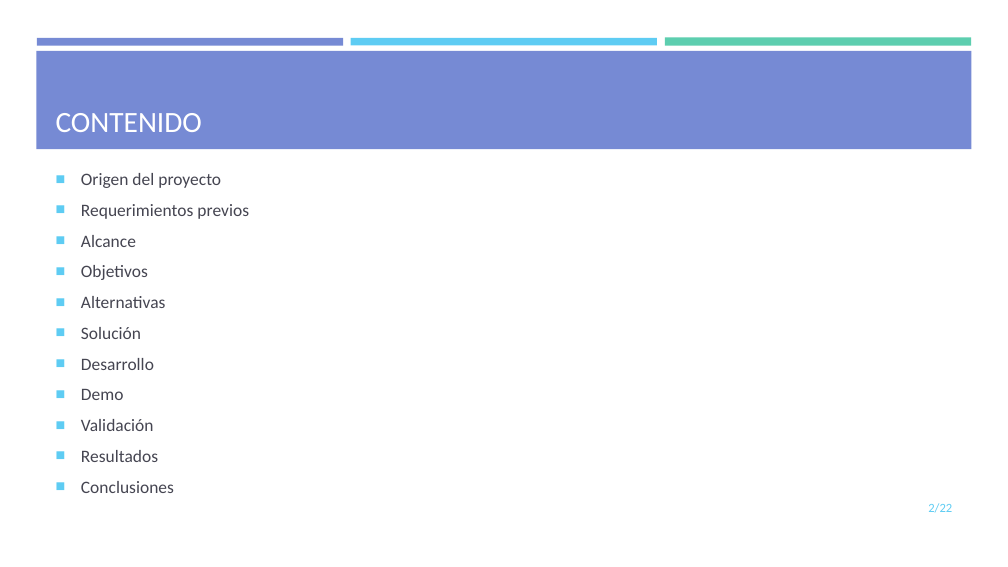
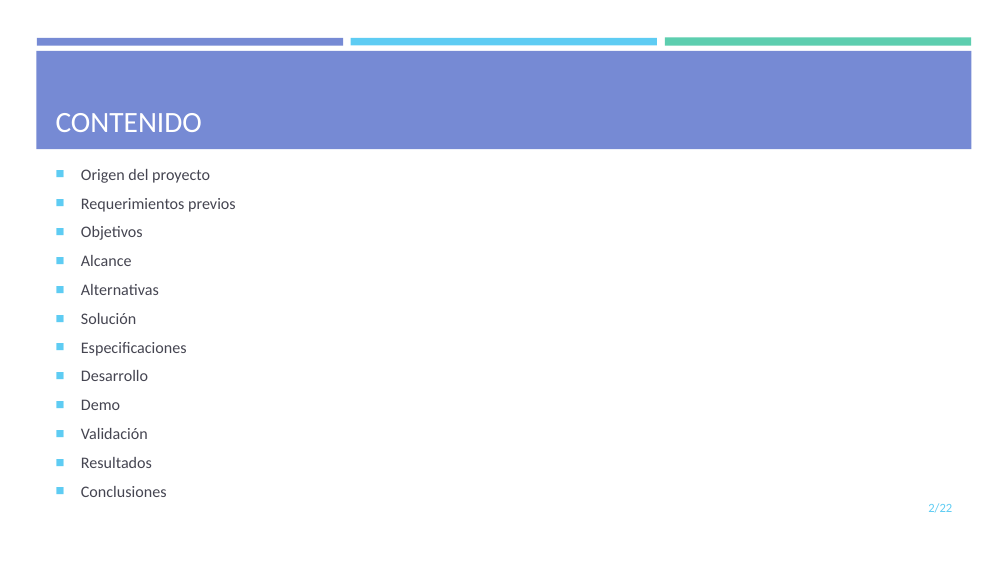
Before and after one commit to mdlunag/tfg, a slide deck: slide 2 of tfg_presentacio.pptx. Drawn at 1008x567 pixels with LibreOffice and Linux fonts; fonts in the diff are those of the drawing. Boxes give left, top, right and bottom in pixels: in the first picture for what was removed or moved away, otherwise in the second. Text is boxed around its words. In the diff, an @@ line names an element or a change of style, - is before the commit and + after.

```diff
--- a/tfg_presentacio.pptx
+++ b/tfg_presentacio.pptx
@@ text at bbox=[81, 169, 236, 468]: size 16.6 to 15.3 pt in "Origen del proyecto", "Requerimientos previos", "Alcance", "Alternativas" and 6 more places @@
@@ text at bbox=[81, 226, 143, 240]: paragraph added @@
+■ Objetivos
@@ text at bbox=[81, 265, 148, 280]: paragraph removed @@
-■ Objetivos
@@ text at bbox=[81, 342, 187, 356]: paragraph added @@
+■ Especificaciones
```
Also in this commit, not shown: 3 other slides changed, 9 slides added, 7 slides removed, 2 other files.
